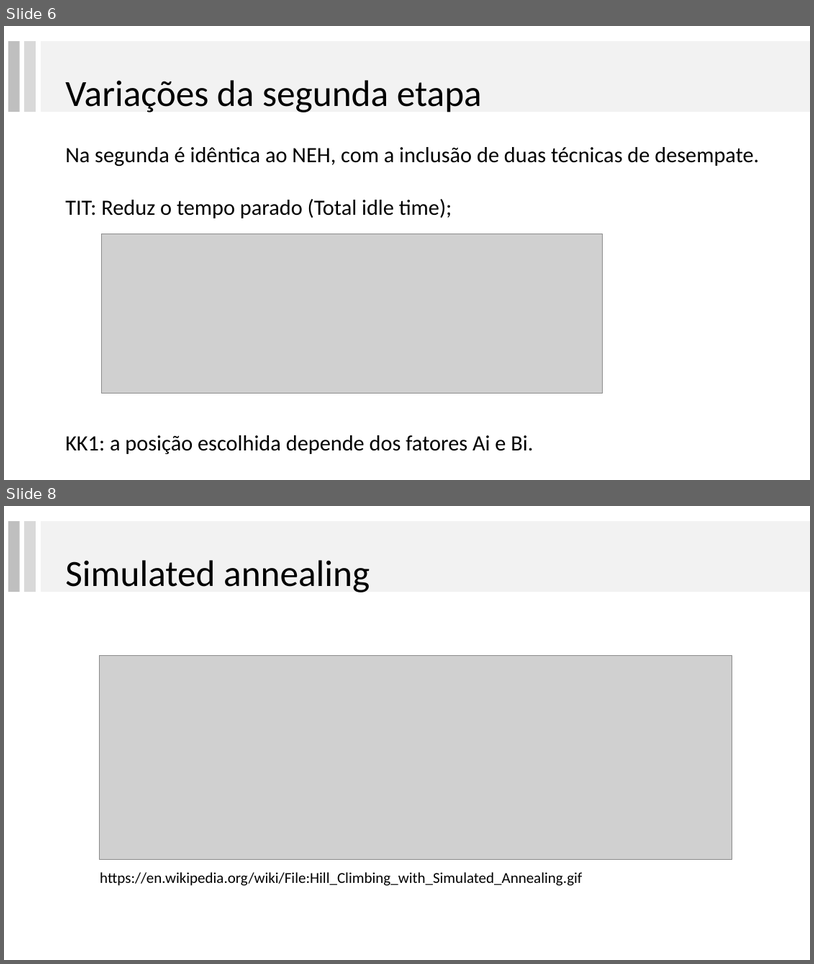
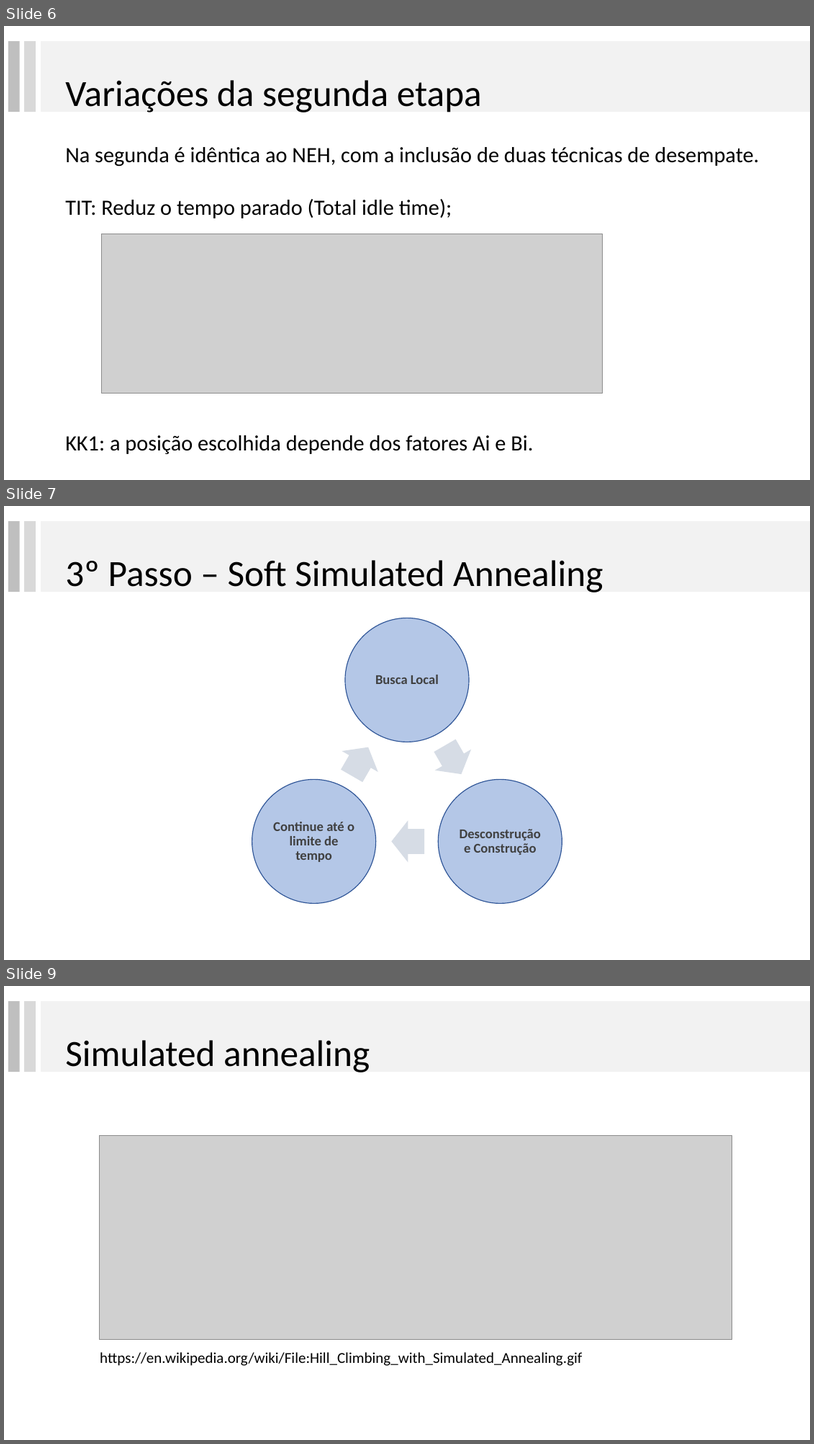
Before and after one commit to lpbiasoto/metaheuristicas, a slide deck: ApresentacaoRibas/apresentaçãoRibas_JHA.pptx. Shown one above the other, each under a label of ours: slides 6 and 8 before the commit, slides 6, 7 and 9 after it; the slides between them are not shown. The pictures are 814x964 and 814x1444 pixels, drawn with LibreOffice and Linux fonts; fonts in the diff are those of the drawing; grey boxes stand for pictures. Boxes give left, top, right and bottom in pixels: in the first picture for what was removed or moved away, otherwise in the second. Text is boxed around its words. In the diff, an @@ line names an element or a change of style, - is before the commit and + after.

```diff
--- a/ApresentacaoRibas/apresentaçãoRibas_JHA.pptx
+++ b/ApresentacaoRibas/apresentaçãoRibas_JHA.pptx
@@ slide 7 added at [4,506,810,960], background #FFFFFF @@
@@ rectangle added at [8,521,20,592], fill #BFBFBF @@
@@ rectangle added at [24,521,36,592], fill #D9D9D9 @@
@@ rectangle added at [41,521,810,592], fill #F2F2F2 @@
@@ title added at [65,560,603,592], 44 pt, text #000000 @@
+3º Passo – Soft Simulated Annealing
@@ group added at [252,618,563,903]: 3 ellipses, 3 texts, 3 right arrows @@
+Busca Local
+Desconstrução e Construção
+Continue até o limite de tempo
@@ what was slide 8 is now slide 9 @@
```
Also in this commit, not shown: 4 slides changed, 5 other slides added, 1 slide removed.
